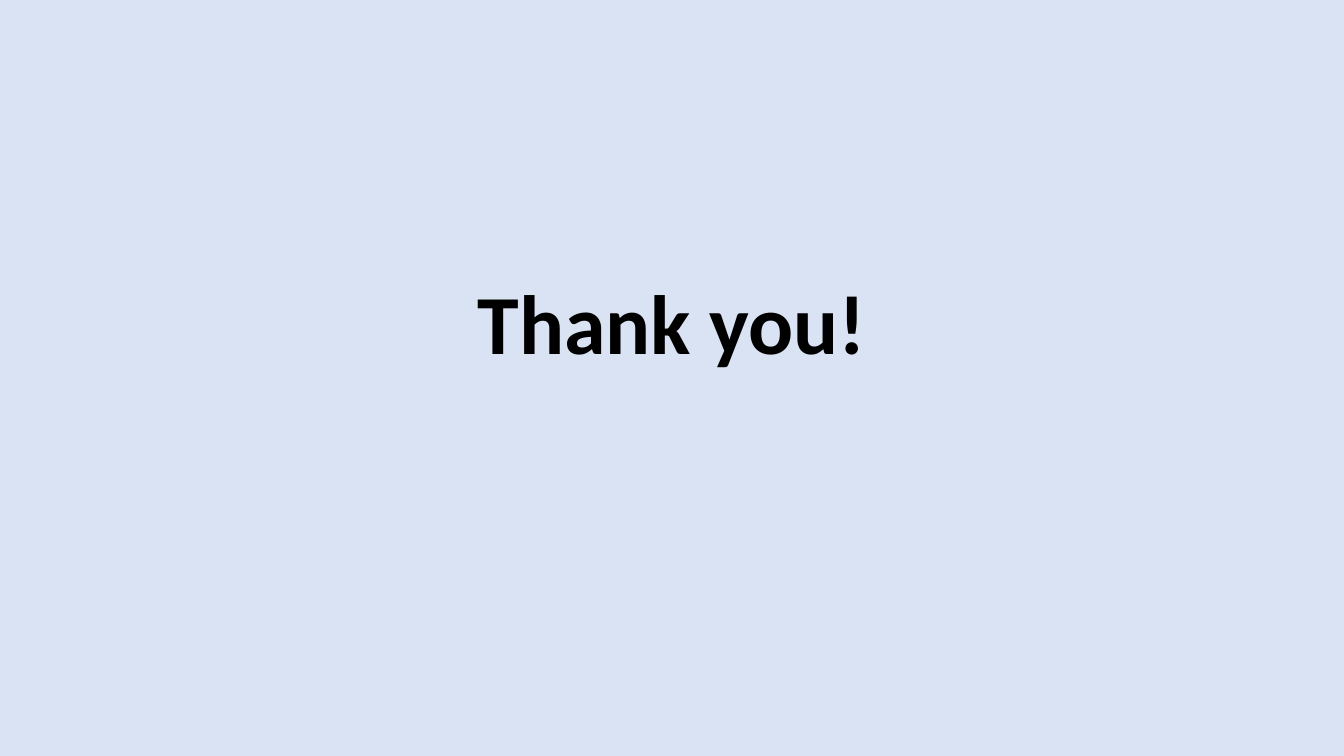
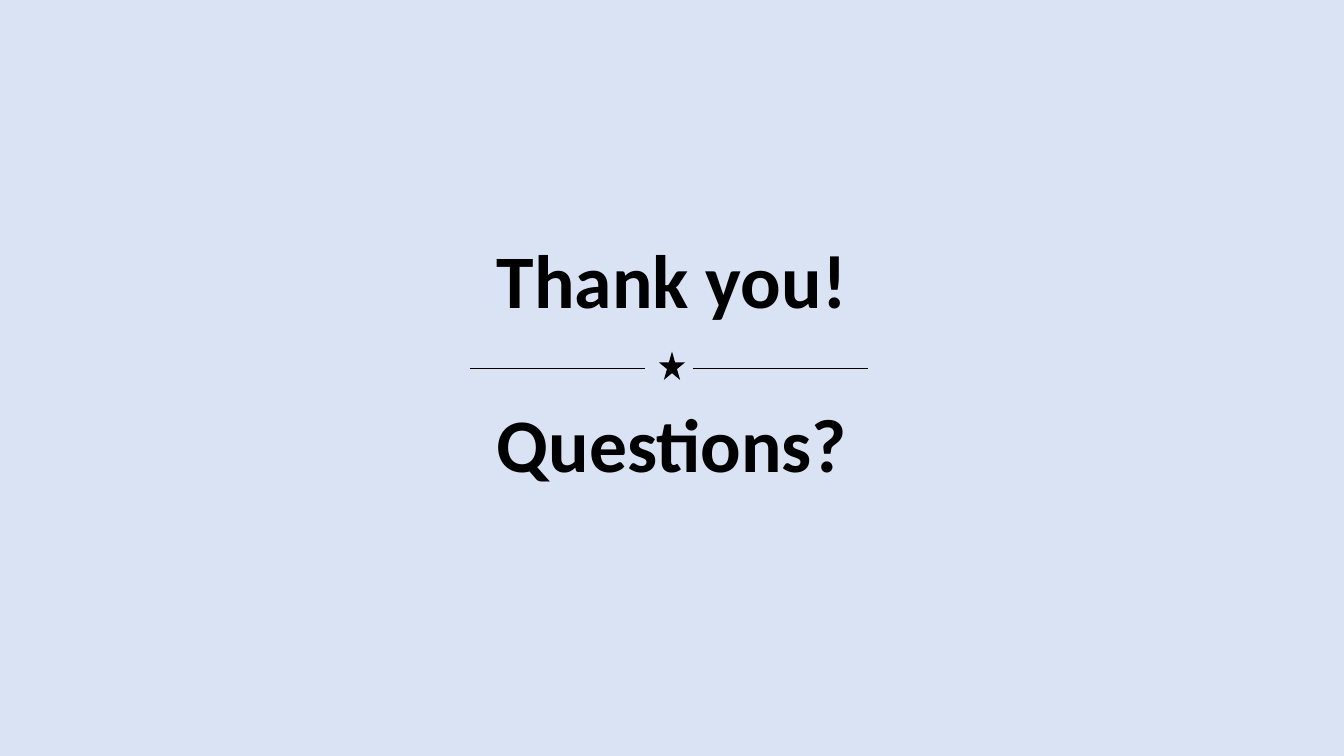
Before and after one commit to harshal-vaze/Software-Defined-Networking-with-ONOS, a slide deck: slide 14 of Thesis.pptx. Drawn at 1344x756 pixels with LibreOffice and Linux fonts; fonts in the diff are those of the drawing. Boxes give left, top, right and bottom in pixels: in the first picture for what was removed or moved away, otherwise in the second. Text is boxed around its words. In the diff, an @@ line names an element or a change of style, - is before the commit and + after.

```diff
--- a/Thesis.pptx
+++ b/Thesis.pptx
@@ title at bbox=[497, 255, 847, 482]: text changed; size 60 to 54 pt @@
-Thank you!
+Thank you!
+Questions?
@@ star added at bbox=[661, 354, 684, 378], fill #000000, outline #000000 1 pt @@
@@ line added from (471, 369) to (645, 369), #000000 1 pt @@
@@ line added from (694, 369) to (868, 369), #000000 1 pt @@
```
Also in this commit, not shown: 3 other slides changed, 1 slide added, 1 slide removed.
